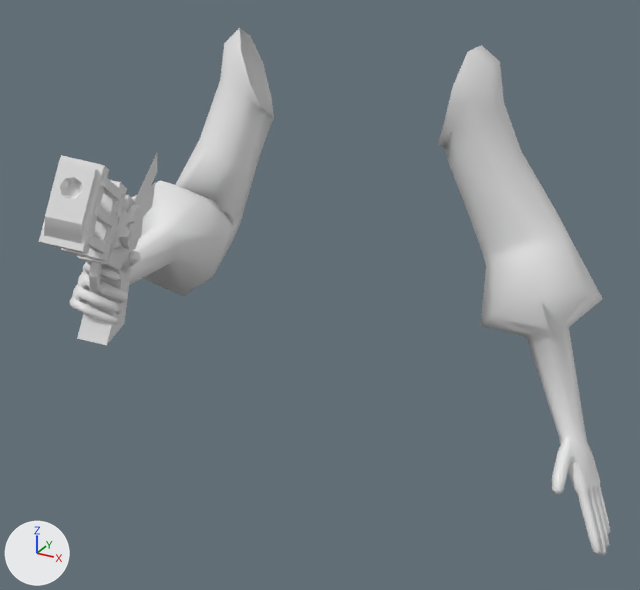
An edit to the FBX model Graphic/Animation/Jump_low_anima.fbx, drawn before and after from the same camera.
Both versions are drawn from a 50 mm camera at (0.451, -0.863, 1.455) aimed at (0.064, -0.159, 1.104). Every picture has the same lights, and +X, +Y and +Z are marked at lower left. Both versions are drawn at frame 18 of the action 'Take 001'; the numbers are the values there.

The first picture shows 'Box001', 'dummy'.
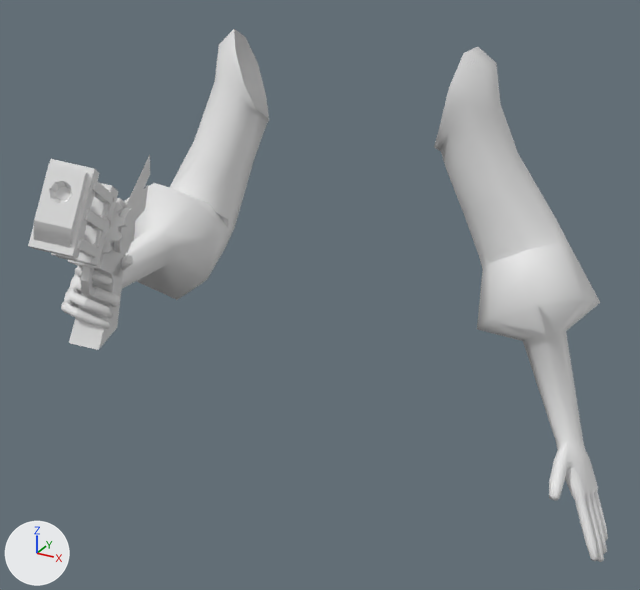
Boxes [x1, y1, x2, y2] around the edits, measured in the pictures (640 x 590 px):
'dummy', moved: before [70, 28, 610, 556]; after [61, 29, 608, 562]
'Box001', moved: before [39, 153, 157, 345]; after [28, 155, 150, 350]

Patch to the scene script:
```diff
--- a/Graphic/Animation/Jump_low_anima.fbx.py
+++ b/Graphic/Animation/Jump_low_anima.fbx.py
@@ me_mesh @@
 me_mesh.from_pydata(...)  # 870 vertices, 1720 faces; spans x -22.2..36.0, y -30.2..8.5, z 85.6..132.6
 # used by ob_dummy; location = (0.0, 0.0, 0.0); scale = (0.01, 0.01, 0.01)
+# me_mesh part 1: all faces are now shaded flat (1720 of 1720 changed)
@@ ob_box001 @@
 ob_box001 = bpy.data.objects.new('Box001', me_mesh_001)
-ob_box001.location = (0.0, 0.0, 1.148)
+ob_box001.location = (0.0, -0.011, 1.148)
 ob_box001.scale = (0.01, 0.01, 0.01)
@@ ob_dummy @@
 ob_dummy = bpy.data.objects.new('dummy', me_mesh)
-ob_dummy.location = (0.0, 0.0, 0.0)
+ob_dummy.location = (0.0, -0.011, 0.0)
 ob_dummy.scale = (0.01, 0.01, 0.01)
```
